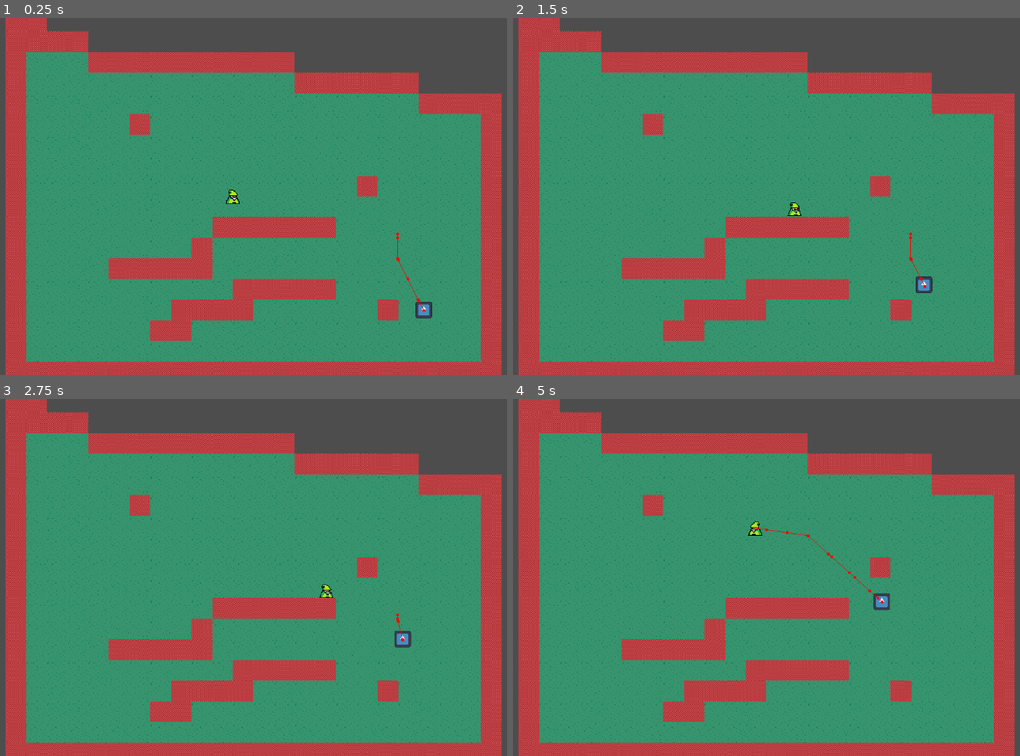
Above: before the commit, frames 1-4 (two rows, left to right).
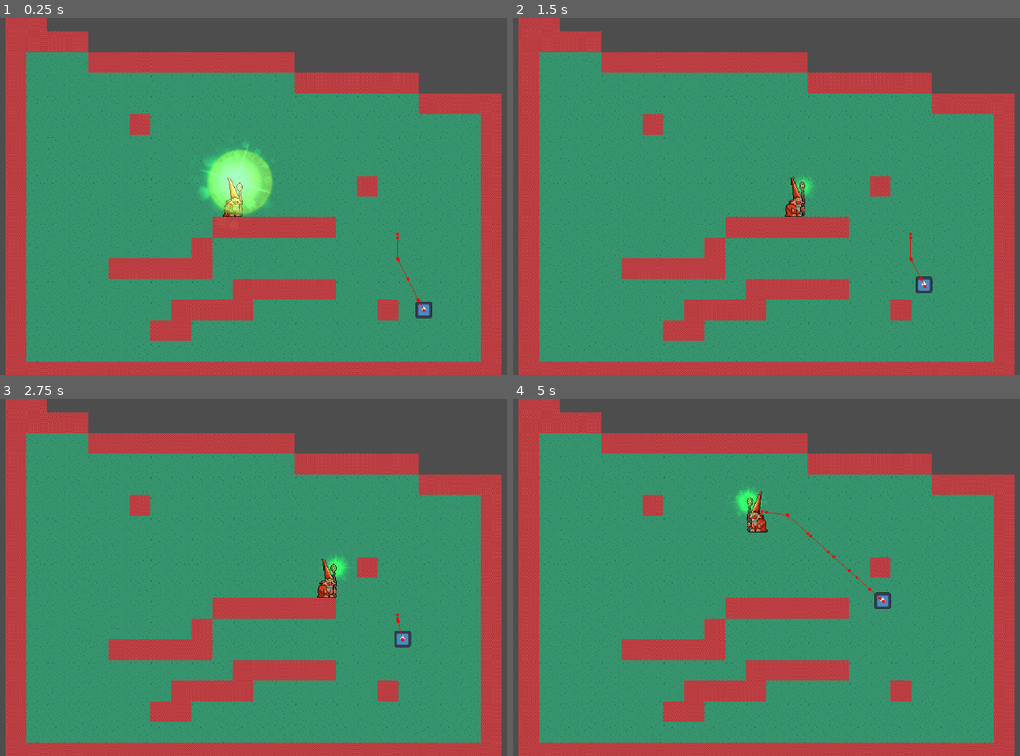
Above: after the commit, the same moments.

Repository: SebastianSaavedra/Tavern_Jam
Game: Godot game, scene res://Scenes/Arena.tscn
Same seed, same stepped clock (60 frames per second), same inputs: the game is played once before the commit and once after it. This scene is started directly instead of the project's main scene. The engine's default icon, where the game draws it, is replaced by a stand-in: a white triangle on a blue panel in a dark square.
Inputs:
- Up to frame 1 (0.25 s): no input
- Up to frame 2 (1.5 s): hold D (Right) 0.53-1.28 s; tap E (Hide) at 0.6, 1.35 s; hold S (Down) from 1.28 s (still down)
- Up to frame 3 (2.75 s): release S (Down) at 2.03 s; hold D (Right) from 2.03 s (still down); tap E (Hide) at 2.1 s
- Up to frame 4 (5 s): release D (Right) at 2.78 s; hold W (Up) 2.78-3.53 s; tap E (Hide) at 2.85, 3.6, 4.35 s; hold A (Left) from 3.53 s (still down)

The runs differ from the first frame. In frame 1, 2.1% of the frame differs, in the area x 39-54%, y 34-56%; in frame 2, 0.4%; in frame 3, 0.4%; in frame 4, 0.8%.

Commit message:
Bugaso enemy
Idk

Diff:
--- a/01_Sprites/player_sprites.tscn
+++ b/01_Sprites/player_sprites.tscn
@@ -450,7 +450,7 @@
 texture_filter = 1
 texture_repeat = 1
 sprite_frames = SubResource("SpriteFrames_xhp4p")
-animation = &"Player_Attack"
+animation = &"Player_Idle"
 autoplay = "Player_Idle"
 
 [node name="PlayerHatSprite" type="AnimatedSprite2D" parent="."]
@@ -481,29 +481,25 @@
 autoplay = "Glow_magic_On"
 
 [node name="Attack" type="Node2D" parent="."]
-modulate = Color(1, 1, 1, 0.243137)
+modulate = Color(1, 1, 1, 0.215686)
 texture_filter = 1
 texture_repeat = 1
-position = Vector2(11, -20)
-scale = Vector2(0.352, 0.352)
+position = Vector2(12, -18)
+scale = Vector2(1e-05, 1e-05)
 
 [node name="sprite02" type="Sprite2D" parent="Attack"]
 texture_filter = 1
 texture_repeat = 1
-rotation = -5.02655
 texture = ExtResource("11_lpntr")
 
 [node name="Sprite01" type="Sprite2D" parent="Attack"]
 texture_filter = 1
 texture_repeat = 1
-rotation = 2.51328
 texture = ExtResource("12_jp4a7")
 
 [node name="PointLight2D" type="PointLight2D" parent="Attack"]
 position = Vector2(-6, -5)
-rotation = 5.02655
 color = Color(0.13455, 0.65852, 0.217093, 1)
-energy = 3.4
 texture = ExtResource("10_25n8c")
 texture_scale = 0.2
 
--- a/Scenes/Arena.tscn
+++ b/Scenes/Arena.tscn
@@ -1,8 +1,8 @@
 [gd_scene load_steps=8 format=3 uid="uid://cftxyvgk6ikr8"]
 
-[ext_resource type="PackedScene" uid="uid://bvx4o8wbjcsgn" path="res://Scenes/TestGnome.tscn" id="1_5ynyk"]
 [ext_resource type="Texture2D" uid="uid://dm8rqs3s1s2pv" path="res://Assets/Test/placeholdertilemap.png" id="1_i637b"]
 [ext_resource type="PackedScene" uid="uid://c03hm0bmfwurj" path="res://Scenes/enemy.tscn" id="3_y72tb"]
+[ext_resource type="PackedScene" uid="uid://cu8s3xbtvioso" path="res://Scenes/player.tscn" id="4_pxjm5"]
 
 [sub_resource type="NavigationPolygon" id="NavigationPolygon_8j2pd"]
 vertices = PackedVector2Array(15, 15, -15, 15, -15, -15, 15, -15)
@@ -40,10 +40,6 @@
 format = 2
 layer_0/tile_data = PackedInt32Array(-131077, 0, 0, -131076, 0, 0, -131075, 0, 0, -131074, 0, 0, -131073, 0, 0, -196608 …(5590 unchanged characters)…
 
-[node name="TestGnome" parent="." instance=ExtResource("1_5ynyk")]
-collision_layer = 9
-collision_mask = 11
-
 [node name="Camera2D" type="Camera2D" parent="."]
 zoom = Vector2(1.17, 1.17)
 
@@ -51,8 +47,9 @@
 
 [node name="Enemy" parent="Enemy1" node_paths=PackedStringArray("positions", "player") instance=ExtResource("3_y72tb")]
 position = Vector2(298, 180)
+collision_layer = 4
 positions = [NodePath("../Node2D"), NodePath("../Node2D2"), NodePath("../Node2D3")]
-player = NodePath("../../TestGnome")
+player = NodePath("../../Player")
 
 [node name="Node2D" type="Node2D" parent="Enemy1"]
 position = Vector2(255, 58)
@@ -74,5 +71,9 @@
 [node name="CollisionShape2D" type="CollisionShape2D" parent="Area2D"]
 shape = SubResource("CircleShape2D_n5j6p")
 
-[connection signal="body_entered" from="Area2D" to="TestGnome" method="_on_area_2d_body_entered"]
-[connection signal="body_exited" from="Area2D" to="TestGnome" method="_on_area_2d_body_exited"]
+[node name="Player" parent="." instance=ExtResource("4_pxjm5")]
+collision_layer = 9
+collision_mask = 11
+
+[connection signal="body_entered" from="Area2D" to="Player" method="_on_area_2d_body_entered"]
+[connection signal="body_exited" from="Area2D" to="Player" method="_on_area_2d_body_exited"]
--- a/Scenes/Enemy.gd
+++ b/Scenes/Enemy.gd
@@ -12,7 +12,6 @@
 
 @export var player: Node2D
 @onready var nav_agent := $NavigationAgent2D as NavigationAgent2D
-@onready var ray_cast = $RayCast2D
 
 func _ready():
 	chasing = false
@@ -21,14 +20,16 @@
 	next_position = positions[0]
 
 
-func _physics_process(_delta: float) -> void:
+func _physics_process(_delta: float):
 
 	#Raycast
 	if playerIn == true:
 		var space = get_viewport().world_2d.direct_space_state
 		var result = space.intersect_ray(PhysicsRayQueryParameters2D.create(global_transform.origin, player.global_transform.origin))
 
+		# Chasing
 		if result.collider == player:
+			print(player)
 			if playerSeen == false:
 				playerSeen = true
 				print("heyho")
@@ -39,21 +40,21 @@
 				$Timer2.stop()
 				$Timer.start()
 		else:
+			print ("not player")
 			if playerSeen == true:
 				playerSeen = false
 				$Timer2.start()
 				print("nah")
 
+	var dir = to_local(nav_agent.get_next_path_position()).normalized()
+	velocity = dir * speed
+	if player.hiding == false || $Timer2.time_left == 0:
+		move_and_slide()
+
 	if chasing == true:
-		# Chasing movement
-		var dir = to_local(nav_agent.get_next_path_position()).normalized()
-		velocity = dir * speed
-		move_and_slide()
+		pass
 	else:
 		#Patrol movement
-		var dir = to_local(nav_agent.get_next_path_position()).normalized()
-		velocity = dir * speed
-		move_and_slide()
 		if global_position.distance_to(next_position.global_position) <= 5:
 			if next_position_value < positions.size():
 				next_position = positions[next_position_value]
--- a/Scenes/TestGnome.gd
+++ b/Scenes/TestGnome.gd
@@ -65,11 +65,13 @@
 
 	# Sprite Flip
 	if direction.x <= -0.15:
-		$TestGnomeImage.flip_h = true
-		lookLeft = true
+		if lookLeft == false:
+			$"Player Sprites".scale.x *= -1
+			lookLeft = true
 	if direction.x >= 0.15:
-		$TestGnomeImage.flip_h = false
-		lookLeft = false
+		if lookLeft == true:
+			$"Player Sprites".scale.x *= -1
+			lookLeft = false
 
 func start_hiding():
 	can_move = false
--- /dev/null
+++ b/Scenes/player.tscn
@@ -0,0 +1,18 @@
+[gd_scene load_steps=4 format=3 uid="uid://cu8s3xbtvioso"]
+
+[ext_resource type="Script" path="res://Scenes/TestGnome.gd" id="1_2gt8p"]
+[ext_resource type="PackedScene" uid="uid://b62bv6m2fm7ow" path="res://01_Sprites/player_sprites.tscn" id="2_mwmc0"]
+
+[sub_resource type="RectangleShape2D" id="RectangleShape2D_6kibw"]
+size = Vector2(29, 22)
+
+[node name="Player" type="CharacterBody2D"]
+collision_layer = 3
+collision_mask = 3
+script = ExtResource("1_2gt8p")
+
+[node name="Player Sprites" parent="." instance=ExtResource("2_mwmc0")]
+
+[node name="CollisionShape2D" type="CollisionShape2D" parent="."]
+position = Vector2(1.5, 21)
+shape = SubResource("RectangleShape2D_6kibw")
